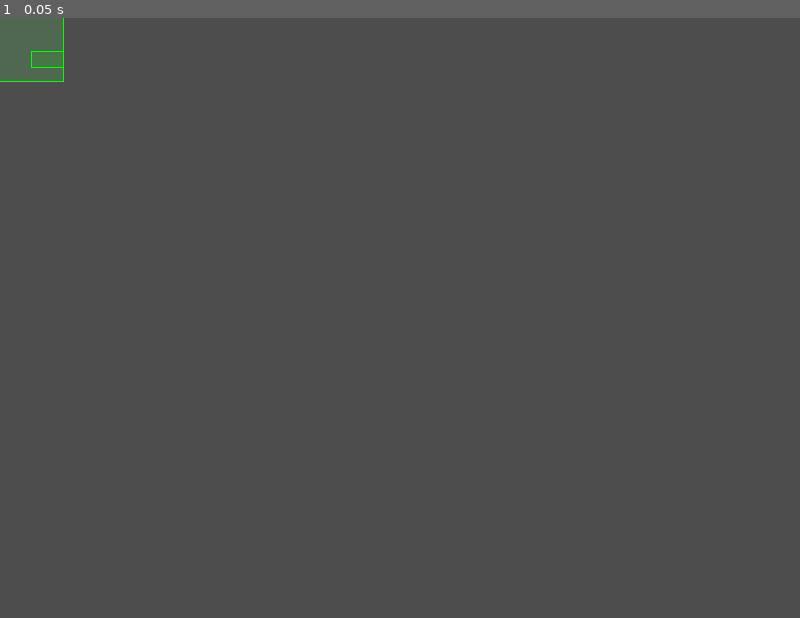
Above: before the commit, frame 1.
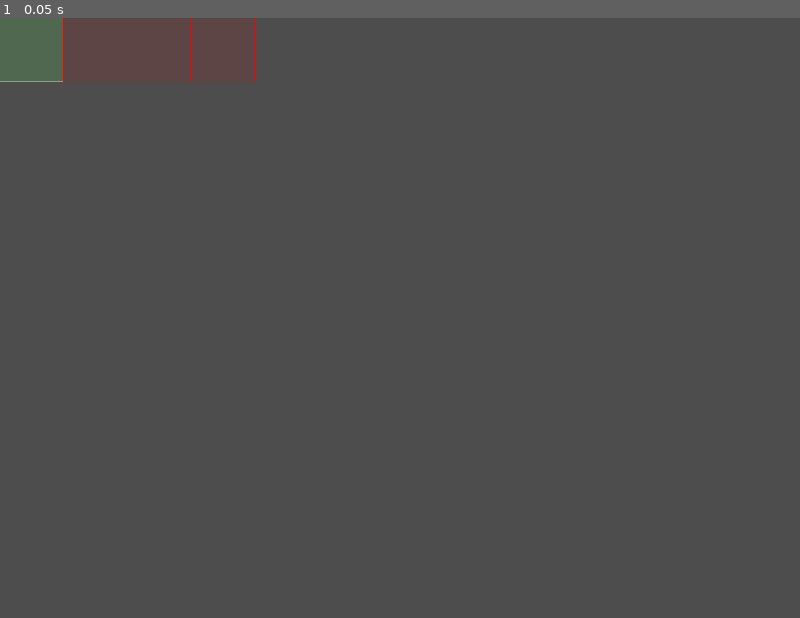
Above: after the commit, the same moment.

Repository: SamBumgardner/spellstrike
Game: Godot game, scene res://player/collision_box_viewer.tscn
Two runs of this game, one before a commit and one after it. Both use one fixed random seed, a clock stepped at 60 frames per second and the inputs below. This scene is started directly instead of the project's main scene.
Inputs:
- Up to frame 1 (0.05 s): no input

The runs differ from the first frame. In frame 1, 0.1% of the frame differs, in the area x 3-32%, y 0-11%.

Commit message:
adjusted some heavy character values

Diff:
--- a/game/assets/data/states/character/heavy/state_heavy_a.tres
+++ b/game/assets/data/states/character/heavy/state_heavy_a.tres
@@ -12,9 +12,9 @@
 [sub_resource type="Resource" id="Resource_x2lfu"]
 script = ExtResource("3_naj4b")
 x_offset = 48
-y_offset = 42
+y_offset = 32
 width = 32
-height = 16
+height = 64
 
 [sub_resource type="Resource" id="Resource_nt1lg"]
 script = ExtResource("1_3wxhl")
@@ -36,17 +36,17 @@
 
 [sub_resource type="Resource" id="Resource_2v5h7"]
 script = ExtResource("3_naj4b")
-x_offset = 76
+x_offset = 88
 y_offset = 32
-width = 32
+width = 48
 height = 64
 
 [sub_resource type="Resource" id="Resource_kodwj"]
 script = ExtResource("3_naj4b")
-x_offset = 76
-y_offset = 48
-width = 30
-height = 32
+x_offset = 82
+y_offset = 40
+width = 36
+height = 48
 
 [sub_resource type="Resource" id="Resource_35onp"]
 script = ExtResource("1_3wxhl")
--- a/game/assets/data/states/character/heavy/state_heavy_b.tres
+++ b/game/assets/data/states/character/heavy/state_heavy_b.tres
@@ -38,16 +38,16 @@
 [sub_resource type="Resource" id="Resource_3fuw6"]
 script = ExtResource("6_rku2u")
 damage = 50
-hitstun = 19
+hitstun = 31
 hitstop = 25
 pushback = 30
 sound_effect = ExtResource("7_h472u")
 
 [sub_resource type="Resource" id="Resource_h6wvl"]
 script = ExtResource("5_nvpq0")
-x_offset = 104
+x_offset = 128
 y_offset = 0
-width = 24
+width = 128
 height = 24
 
 [sub_resource type="Resource" id="Resource_2egce"]
@@ -63,9 +63,9 @@
 
 [sub_resource type="Resource" id="Resource_4a388"]
 script = ExtResource("5_nvpq0")
-x_offset = 101
+x_offset = 128
 y_offset = 0
-width = 22
+width = 126
 height = 22
 
 [sub_resource type="Resource" id="Resource_mmt6u"]
@@ -81,7 +81,7 @@
 
 [sub_resource type="Resource" id="Resource_gvxj5"]
 script = ExtResource("1_a3arw")
-duration = 12
+duration = 24
 endless = false
 player_status = 3
 hitboxes = Array[ExtResource("5_nvpq0")]([])
--- a/game/assets/data/states/character/heavy/state_heavy_c.tres
+++ b/game/assets/data/states/character/heavy/state_heavy_c.tres
@@ -20,20 +20,40 @@
 
 [sub_resource type="Resource" id="Resource_rb0fo"]
 script = ExtResource("5_kilve")
-x_offset = -64
+x_offset = -32
 y_offset = -64
-width = 48
+width = 128
 height = 48
 
 [sub_resource type="Resource" id="Resource_ywfc7"]
 script = ExtResource("1_ok5n4")
-duration = 30
+duration = 20
 endless = false
 player_status = 1
 hitboxes = Array[ExtResource("5_kilve")]([])
 new_attack = false
 hurtboxes = Array[ExtResource("5_kilve")]([ExtResource("6_kltxf"), SubResource("Resource_rb0fo")])
 effects = Array[ExtResource("3_28ljr")]([SubResource("Resource_y0mvb")])
+
+[sub_resource type="Resource" id="Resource_if8st"]
+script = ExtResource("3_28ljr")
+typeId = 3
+once_at_start = true
+conditions = Array[ExtResource("3_y8tog")]([])
+params = [{
+"a": 2,
+"b": 3
+}, false]
+
+[sub_resource type="Resource" id="Resource_gypxe"]
+script = ExtResource("1_ok5n4")
+duration = 10
+endless = false
+player_status = 1
+hitboxes = Array[ExtResource("5_kilve")]([])
+new_attack = false
+hurtboxes = Array[ExtResource("5_kilve")]([ExtResource("6_kltxf"), SubResource("Resource_rb0fo")])
+effects = Array[ExtResource("3_28ljr")]([SubResource("Resource_if8st")])
 
 [sub_resource type="Resource" id="Resource_2w7dq"]
 script = ExtResource("7_opcto")
@@ -45,23 +65,23 @@
 
 [sub_resource type="Resource" id="Resource_7w2el"]
 script = ExtResource("5_kilve")
-x_offset = 192
+x_offset = 128
 y_offset = -24
 width = 128
 height = 176
 
 [sub_resource type="Resource" id="Resource_80kns"]
 script = ExtResource("5_kilve")
-x_offset = 256
+x_offset = 224
 y_offset = 0
-width = 128
+width = 64
 height = 128
 
 [sub_resource type="Resource" id="Resource_8uu3k"]
 script = ExtResource("1_ok5n4")
 duration = 5
 endless = false
-player_status = 0
+player_status = 2
 hitboxes = Array[ExtResource("5_kilve")]([SubResource("Resource_7w2el"), SubResource("Resource_80kns")])
 new_attack = true
 attack_data = SubResource("Resource_2w7dq")
@@ -70,10 +90,10 @@
 
 [sub_resource type="Resource" id="Resource_ytesu"]
 script = ExtResource("5_kilve")
-x_offset = 192
+x_offset = 155
 y_offset = 0
-width = 96
-height = 50
+width = 182
+height = 96
 
 [sub_resource type="Resource" id="Resource_oqwn3"]
 script = ExtResource("1_ok5n4")
@@ -110,7 +130,7 @@
 script = ExtResource("2_xymn5")
 stateId = 4
 expirationStateId = 0
-phases = Array[ExtResource("1_ok5n4")]([SubResource("Resource_ywfc7"), SubResource("Resource_8uu3k"), SubResource("Resource_oqwn3"), SubResource("Resource_mkhq2"), SubResource("Resource_qgopf")])
+phases = Array[ExtResource("1_ok5n4")]([SubResource("Resource_ywfc7"), SubResource("Resource_gypxe"), SubResource("Resource_8uu3k"), SubResource("Resource_oqwn3"), SubResource("Resource_mkhq2"), SubResource("Resource_qgopf")])
 transition_in_effects = Array[ExtResource("3_28ljr")]([ExtResource("10_bwjbk")])
 transition_out_effects = Array[ExtResource("3_28ljr")]([])
 animation_key = "heavy/c"
--- a/game/player/Player.tscn
+++ b/game/player/Player.tscn
@@ -188,15 +188,16 @@
 }
 
 [sub_resource type="Animation" id="Animation_wd5os"]
-length = 1.1
-tracks/0/type = "value"
-tracks/0/imported = false
-tracks/0/enabled = true
-tracks/0/path = NodePath("Sprite2D:frame")
-tracks/0/interp = 1
-tracks/0/loop_wrap = true
-tracks/0/keys = {
-"times": PackedFloat32Array(0, 0.566667, 0.6, 0.666667, 0.7, 1.06667),
+length = 0.550002
+step = 0.0166667
+tracks/0/type = "value"
+tracks/0/imported = false
+tracks/0/enabled = true
+tracks/0/path = NodePath("Sprite2D:frame")
+tracks/0/interp = 1
+tracks/0/loop_wrap = true
+tracks/0/keys = {
+"times": PackedFloat32Array(0, 0.283333, 0.3, 0.333333, 0.35, 0.533333),
 "transitions": PackedFloat32Array(1, 1, 1, 1, 1, 1),
 "update": 1,
 "values": [4, 4, 5, 5, 6, 6]
--- a/game/player/collision_box_viewer.gd
+++ b/game/player/collision_box_viewer.gd
@@ -13,16 +13,16 @@
 const outline_width := 1
 const inner_alpha := .1
 
+@export var displayed_phase: int
 @export var viewed_state: FsmState
-@export var displayed_phase: int
 
 func _draw() -> void:
     draw_rect(default_char_rect, default_char_color, false, 1)
     draw_rect(default_char_rect, Color(default_char_color, .1))
 
     if viewed_state != null and displayed_phase < viewed_state.phases.size():
+        _draw_shape_group(viewed_state.phases[displayed_phase].hurtboxes, hurtbox_color)
         _draw_shape_group(viewed_state.phases[displayed_phase].hitboxes, hitbox_color)
-        _draw_shape_group(viewed_state.phases[displayed_phase].hurtboxes, hurtbox_color)
 
 func _draw_shape_group(shapes: Array[RectangleSpec], draw_color: Color):
     for shape in shapes:
--- a/game/player/collision_box_viewer.tscn
+++ b/game/player/collision_box_viewer.tscn
@@ -1,8 +1,9 @@
 [gd_scene load_steps=3 format=3 uid="uid://wpsahyhayn75"]
 
 [ext_resource type="Script" path="res://player/collision_box_viewer.gd" id="1_siycv"]
-[ext_resource type="Resource" uid="uid://cj5an1oo7lwp4" path="res://assets/data/states/character/heavy/state_heavy_a.tres" id="2_07u5g"]
+[ext_resource type="Resource" uid="uid://row3ymu67xph" path="res://assets/data/states/character/heavy/state_heavy_c.tres" id="2_2mwqr"]
 
 [node name="CollisionBoxViewer" type="Node2D"]
 script = ExtResource("1_siycv")
-viewed_state = ExtResource("2_07u5g")
+displayed_phase = 2
+viewed_state = ExtResource("2_2mwqr")
Not shown: 1 places in game/assets/data/states/character/heavy/state_heavy_c.tres that only renumber resources
